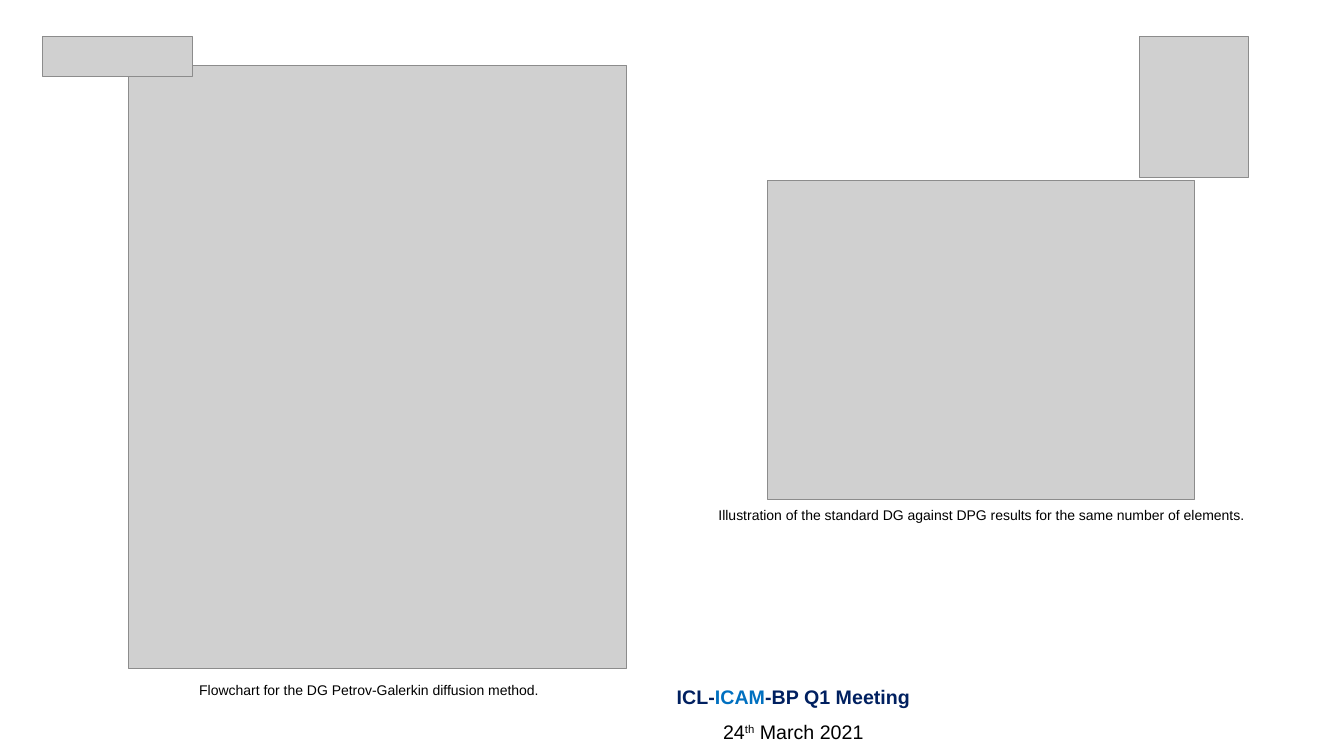
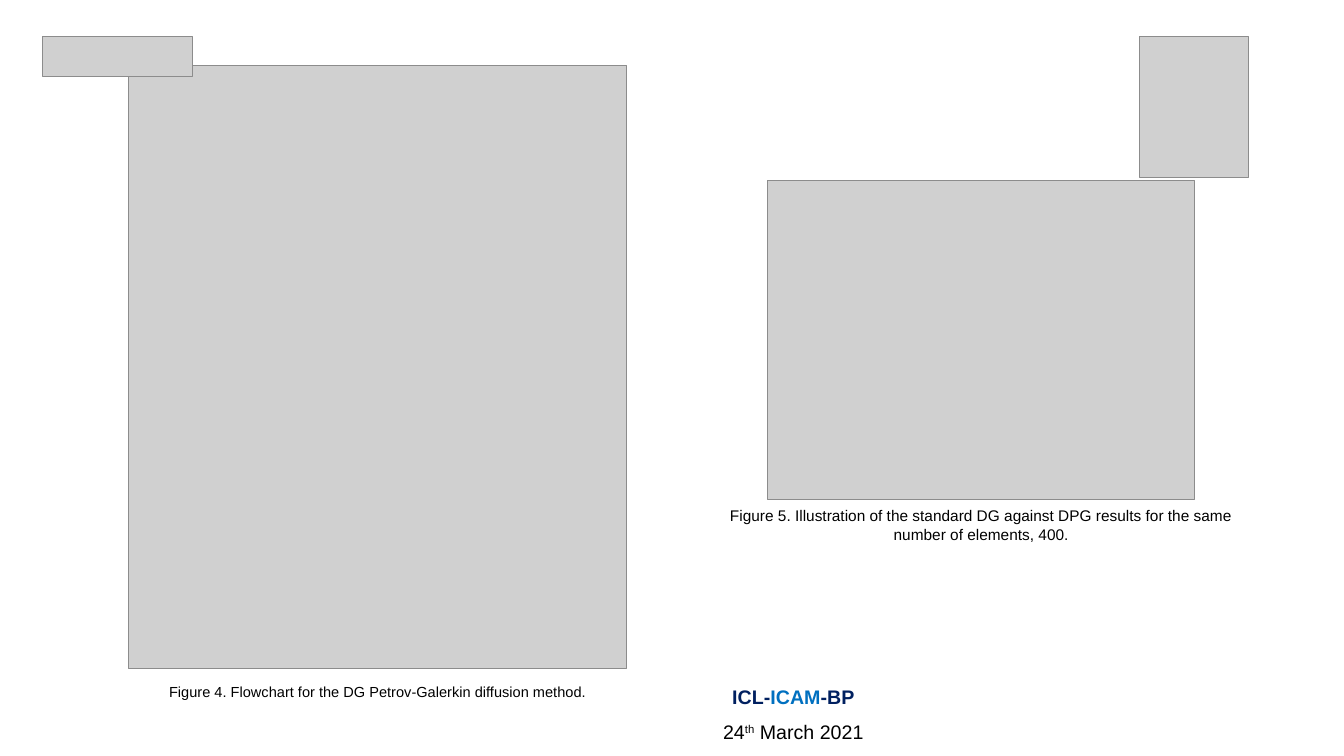
Before and after one commit to Amin-Nadimy/Wave-Equation, a slide deck: slide 5 of BP/BP-ICAM 24 Mar 2021.pptx (slide 2 before the commit). Drawn at 1344x756 pixels with LibreOffice and Linux fonts; fonts in the diff are those of the drawing; grey boxes stand for pictures. Boxes give left, top, right and bottom in pixels: in the first picture for what was removed or moved away, otherwise in the second. Text is boxed around its words. In the diff, an @@ line names an element or a change of style, - is before the commit and + after.

```diff
--- a/BP/BP-ICAM 24 Mar 2021.pptx
+++ b/BP/BP-ICAM 24 Mar 2021.pptx
@@ text at (730, 510, 1232, 542): text changed; size 10 to 11 pt @@
-Illustration of the standard DG against DPG results for the same number of elements.
+Figure 5. Illustration of the standard DG against DPG results for the same number of elements, 400.
@@ text at (169, 686, 586, 700): text changed; size 10 to 18 pt @@
-Flowchart for the DG Petrov-Galerkin diffusion method.
+Figure 4. Flowchart for the DG Petrov-Galerkin diffusion method.
@@ text at (732, 690, 854, 705): text changed @@
-ICL-ICAM-BP Q1 Meeting
+ICL-ICAM-BP
```
Also in this commit, not shown: 7 other slides changed, 2 slides added, 4 other files.
